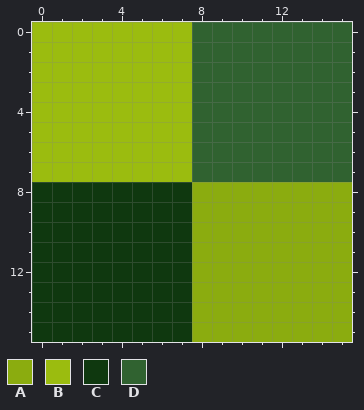
Two states of a pixel-art file, textures/simple_tile.aseprite. That is the earlier state.
16x16 pixels, 1 frame.
Palette (. is transparent): A #8bac0f  B #9bbc0f  C #0f380f  D #306230
Pixels before, first column x 0:
 0 BBBBBBBBDDDDDDDD
 1 BBBBBBBBDDDDDDDD
 2 BBBBBBBBDDDDDDDD
 3 BBBBBBBBDDDDDDDD
 4 BBBBBBBBDDDDDDDD
 5 BBBBBBBBDDDDDDDD
 6 BBBBBBBBDDDDDDDD
 7 BBBBBBBBDDDDDDDD
 8 CCCCCCCCAAAAAAAA
 9 CCCCCCCCAAAAAAAA
10 CCCCCCCCAAAAAAAA
11 CCCCCCCCAAAAAAAA
12 CCCCCCCCAAAAAAAA
13 CCCCCCCCAAAAAAAA
14 CCCCCCCCAAAAAAAA
15 CCCCCCCCAAAAAAAA
New version:
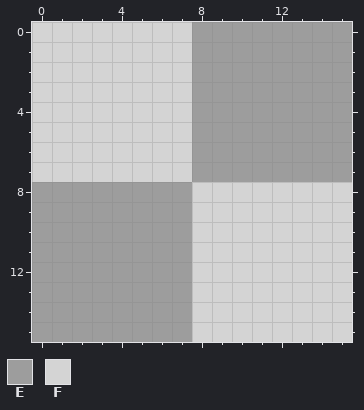
Colours new in this view: E #9d9d9d  F #d4d4d4
What changed:
Changed rows in their new state; - is an unchanged pixel.
first column x 0:
 0 FFFFFFFFEEEEEEEE
 1 FFFFFFFFEEEEEEEE
 2 FFFFFFFFEEEEEEEE
 3 FFFFFFFFEEEEEEEE
 4 FFFFFFFFEEEEEEEE
 5 FFFFFFFFEEEEEEEE
 6 FFFFFFFFEEEEEEEE
 7 FFFFFFFFEEEEEEEE
 8 EEEEEEEEFFFFFFFF
 9 EEEEEEEEFFFFFFFF
10 EEEEEEEEFFFFFFFF
11 EEEEEEEEFFFFFFFF
12 EEEEEEEEFFFFFFFF
13 EEEEEEEEFFFFFFFF
14 EEEEEEEEFFFFFFFF
15 EEEEEEEEFFFFFFFF
Where, in picture pixels (left, top, right, bottom), the same in both pictures:
changed: (32, 22, 352, 342)
